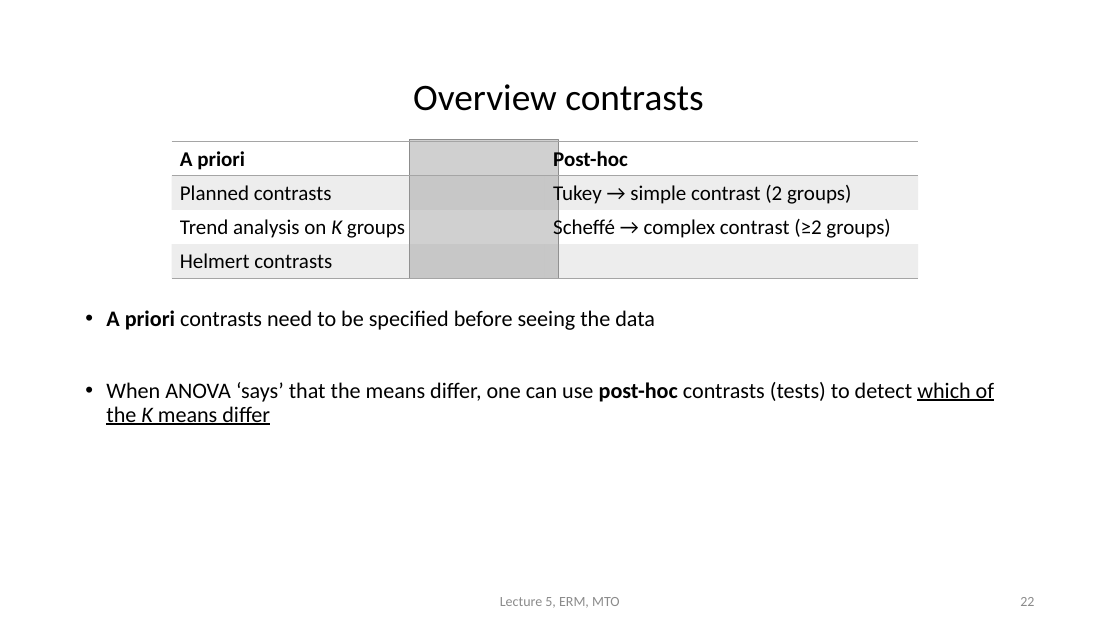
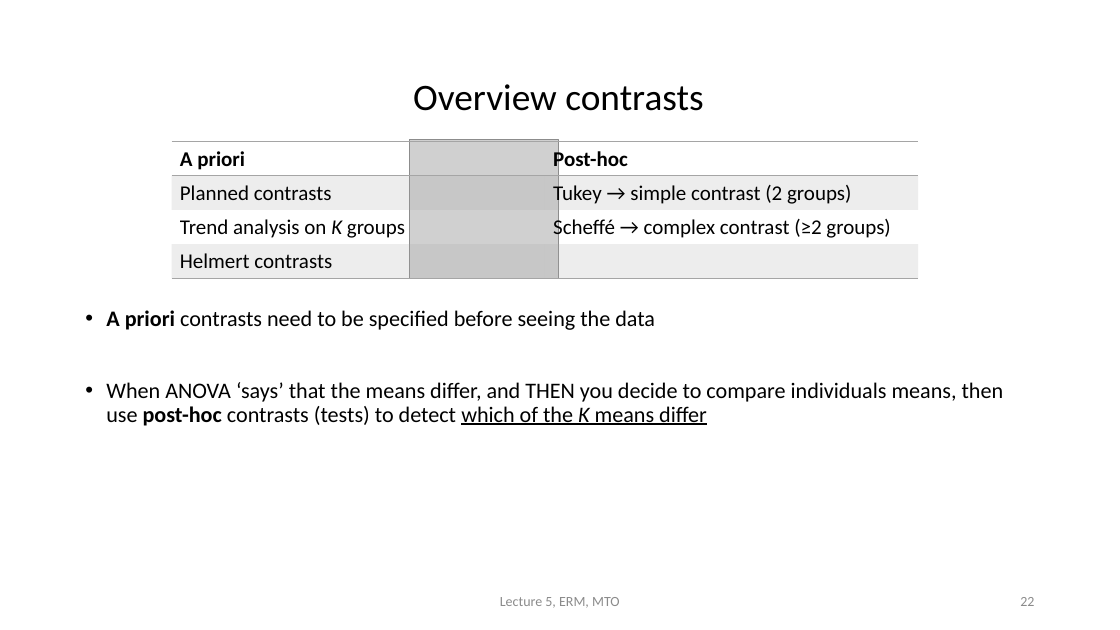
Before and after one commit to cjvanlissa/erm, a slide deck: slide 22 of HC05/HC5_EN.pptx. Drawn at 1120x630 pixels with LibreOffice and Linux fonts; fonts in the diff are those of the drawing; grey boxes stand for pictures. Boxes give left, top, right and bottom in pixels: in the first picture for what was removed or moved away, otherwise in the second. Text is boxed around its words. In the diff, an @@ line names an element or a change of style, - is before the commit and + after.

```diff
--- a/HC05/HC5_EN.pptx
+++ b/HC05/HC5_EN.pptx
@@ text at bbox=[106, 382, 1004, 426]: text changed @@
-• When ANOVA ‘says’ that the means differ, one can use post-hoc contrasts (tests) to detect which of the K means differ
+• When ANOVA ‘says’ that the means differ, and THEN you decide to compare individuals means, then use post-hoc contrasts (tests) to detect which of the K means differ
```
Also in this commit, not shown: 2 other slides changed.
